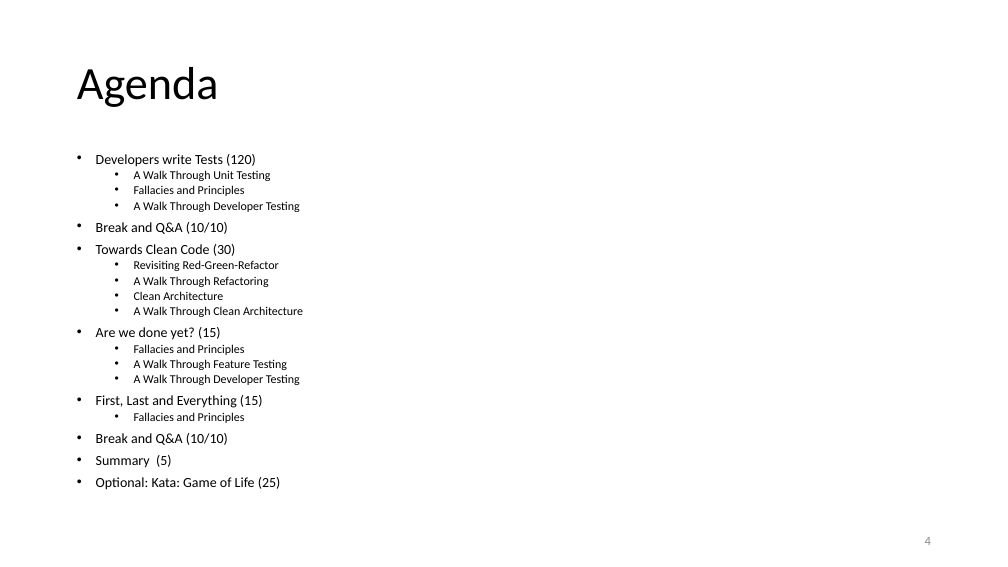
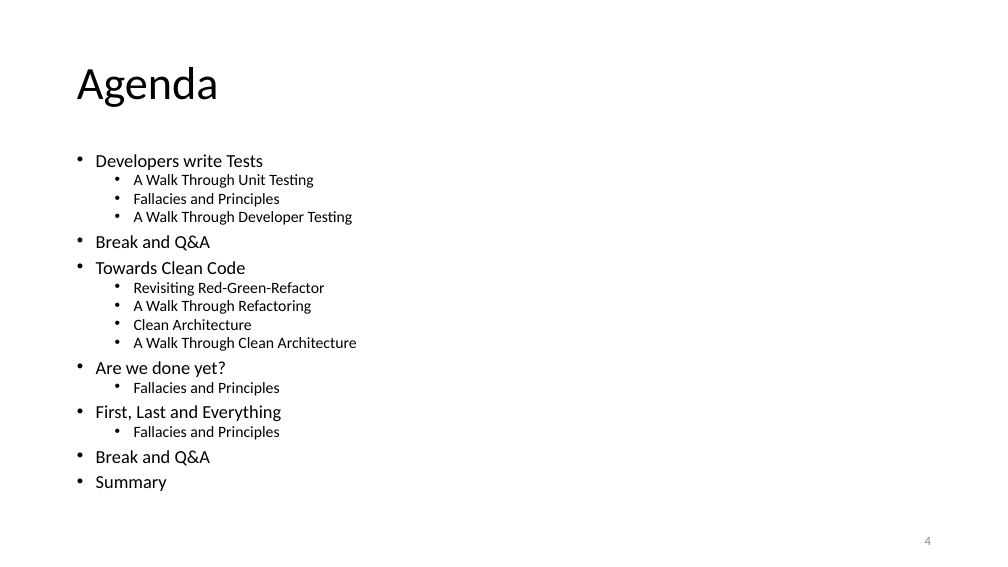
Before and after one commit to iancooper/Presentations, a slide deck: slide 4 of TDD Rediscovered.pptx. Drawn at 1008x567 pixels with LibreOffice and Linux fonts; fonts in the diff are those of the drawing. Boxes give left, top, right and bottom in pixels: in the first picture for what was removed or moved away, otherwise in the second. Text is boxed around its words. In the diff, an @@ line names an element or a change of style, - is before the commit and + after.

```diff
--- a/TDD Rediscovered.pptx
+++ b/TDD Rediscovered.pptx
@@ text at [96,154,263,170]: text changed; size 13.3 to 17.5 pt @@
-• Developers write Tests (120)
+• Developers write Tests
@@ text at [134,174,357,440]: size 11.4 to 15 pt in "A Walk Through Unit Testing", "Fallacies and Principles", "A Walk Through Developer Testing", "Revisiting Red-Green-Refactor" and 5 more places @@
@@ text at [96,235,245,274]: text changed; size 13.3 to 17.5 pt @@
-• Break and Q&A (10/10)
-• Towards Clean Code (30)
+• Break and Q&A
+• Towards Clean Code
@@ text at [96,361,226,377]: text changed; size 13.3 to 17.5 pt @@
-• Are we done yet? (15)
+• Are we done yet?
@@ text at [96,405,281,421]: text changed; size 11.4 to 17.5 pt @@
-  • A Walk Through Feature Testing
-  • A Walk Through Developer Testing
-• First, Last and Everything (15)
+• First, Last and Everything
@@ text at [96,450,210,491]: text changed; size 13.3 to 17.5 pt @@
-• Break and Q&A (10/10)
-• Summary (5)
-• Optional: Kata: Game of Life (25)
+• Break and Q&A
+• Summary
```
Also in this commit, not shown: 1 other slide changed, 8 slides added, 6 slides removed.
